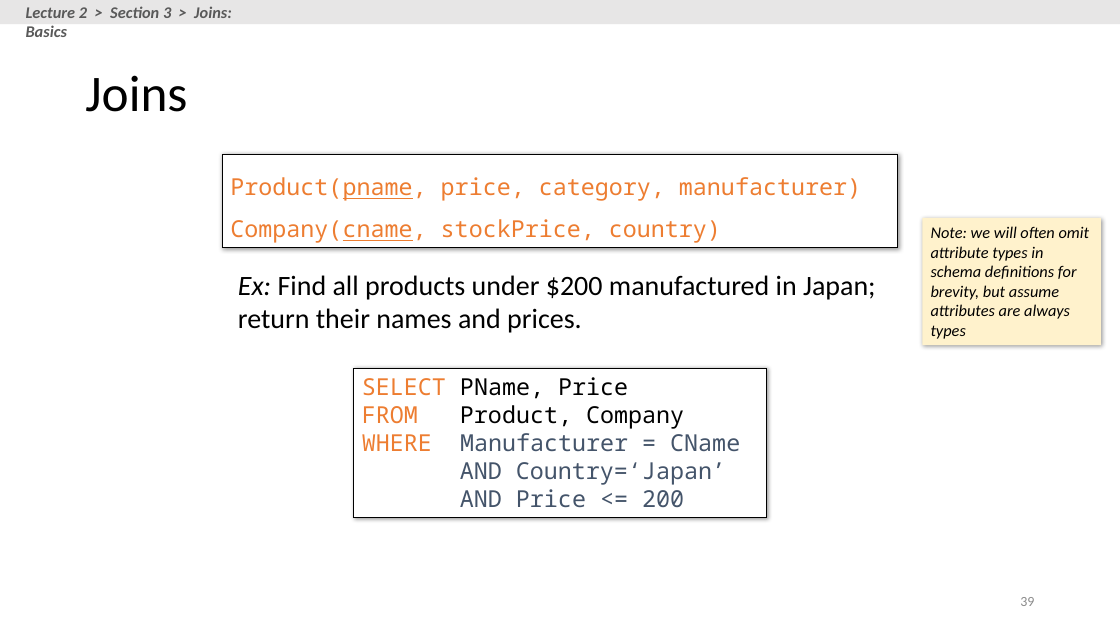
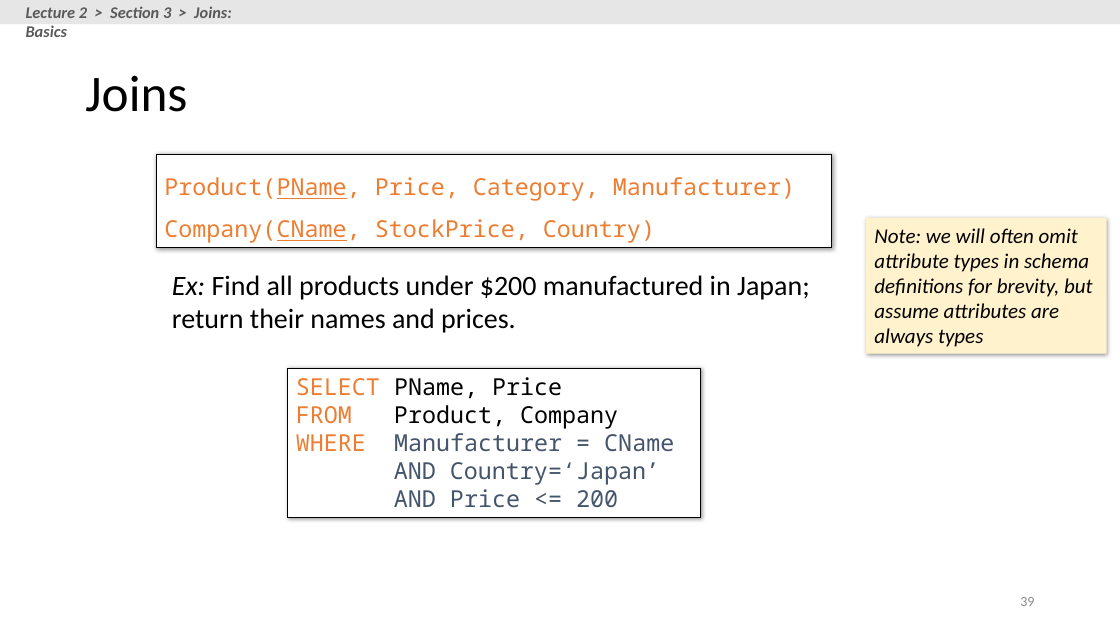
Before and after one commit to XIEQ/cs145-notebooks, a slide deck: slide 39 of lecture-2-3/Lecture_2_3_SQL.pptx. Drawn at 1120x630 pixels with LibreOffice and Linux fonts; fonts in the diff are those of the drawing. Boxes give left, top, right and bottom in pixels: in the first picture for what was removed or moved away, otherwise in the second. Text is boxed around its words. In the diff, an @@ line names an element or a change of style, - is before the commit and + after.

```diff
--- a/lecture-2-3/Lecture_2_3_SQL.pptx
+++ b/lecture-2-3/Lecture_2_3_SQL.pptx
@@ text in rectangle at [164, 177, 795, 243]: text changed @@
-Product(pname, price, category, manufacturer)
-Company(cname, stockPrice, country)
+Product(PName, Price, Category, Manufacturer)
+Company(CName, StockPrice, Country)
@@ rectangle "Note: we will often omit ...": place and size @@
-rectangle "Note: we will often omit ..." at [923, 218, 1102, 344]
+rectangle "Note: we will often omit ..." at [866, 218, 1107, 354]
@@ rectangle "Note: we will often omit ..." at [866, 218, 1107, 354]: size 14 to 18 pt @@
@@ 2 rectangles, 1 text: place and size @@
-2 rectangles, 1 text at [222, 155, 897, 518]
+2 rectangles, 1 text at [156, 155, 832, 518]
```
Also in this commit, not shown: 49 other slides changed, 7 other files.
